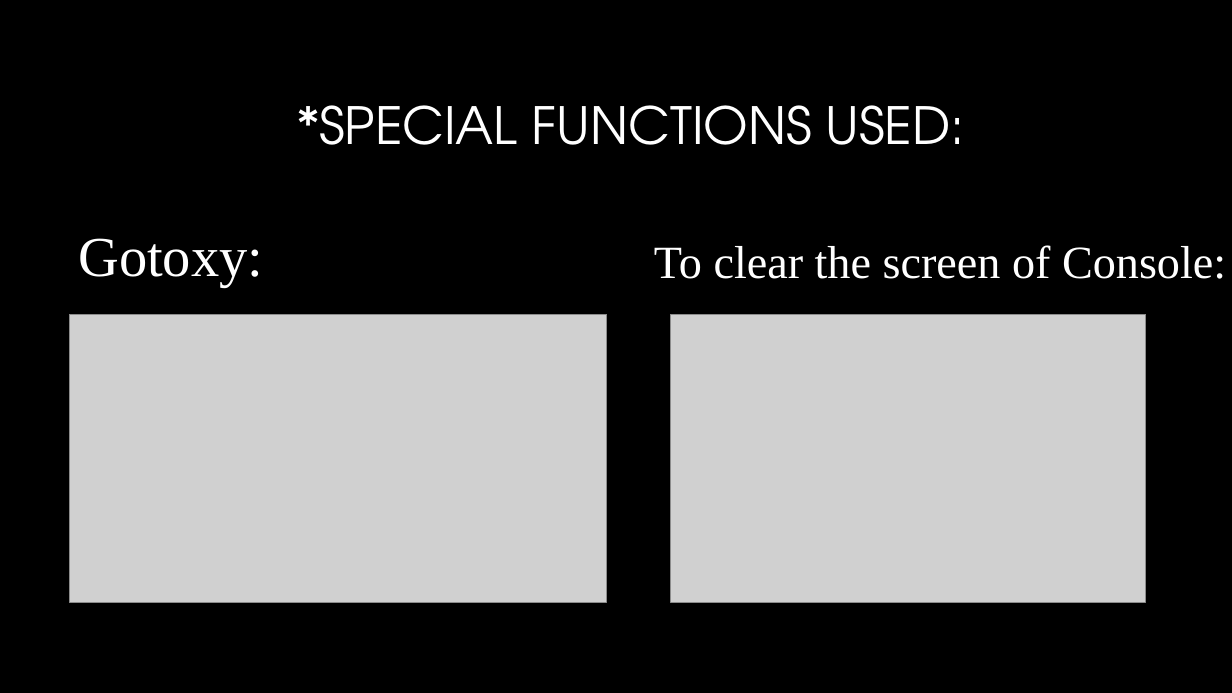
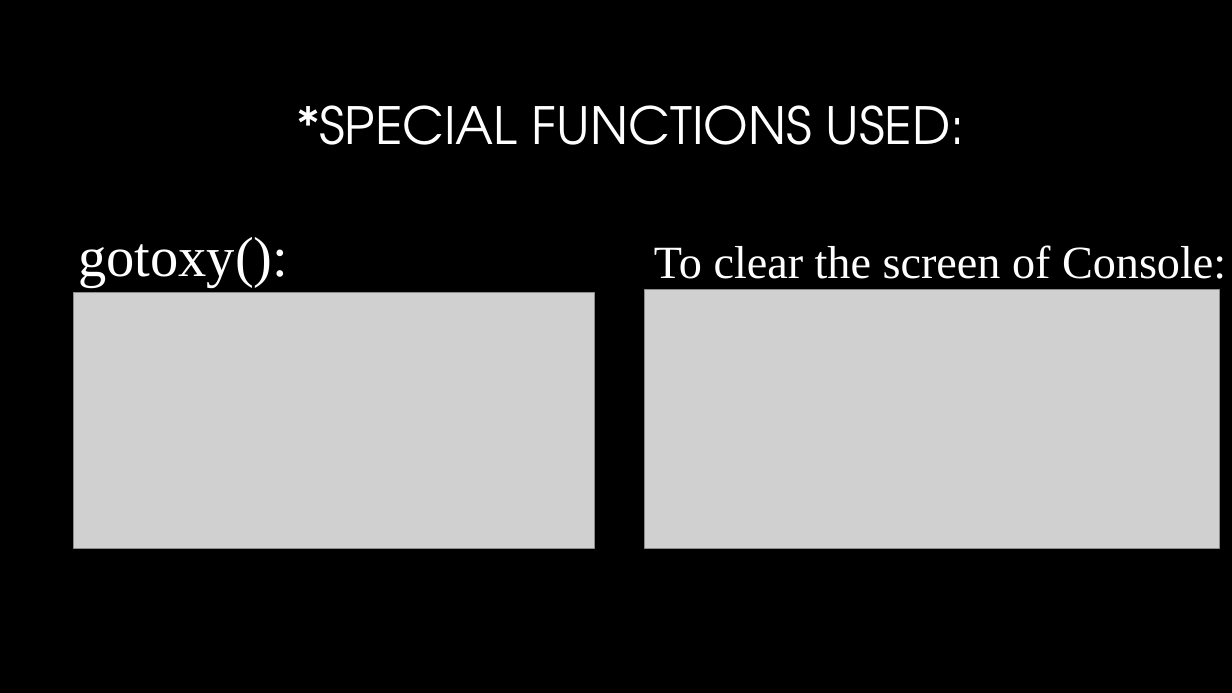
Before and after one commit to Rohith-Innamuri/OilSpill-Game, a slide deck: slide 11 of Project ppt.pptx (slide 10 before the commit). Drawn at 1232x693 pixels with LibreOffice and Linux fonts; fonts in the diff are those of the drawing; grey boxes stand for pictures; background and template pictures are left out. Boxes give left, top, right and bottom in pixels: in the first picture for what was removed or moved away, otherwise in the second. Text is boxed around its words. In the diff, an @@ line names an element or a change of style, - is before the commit and + after.

```diff
--- a/Project ppt.pptx
+++ b/Project ppt.pptx
@@ text at (x1=78, y1=237, x2=288, y2=287): text changed @@
-Gotoxy:
+gotoxy():
@@ picture resized from (x1=69, y1=314, x2=607, y2=603) to (x1=73, y1=293, x2=594, y2=548) @@
@@ picture resized from (x1=671, y1=314, x2=1146, y2=603) to (x1=645, y1=289, x2=1220, y2=548) @@
```
Also in this commit, not shown: 7 other slides changed, 2 slides added, 18 other files.
